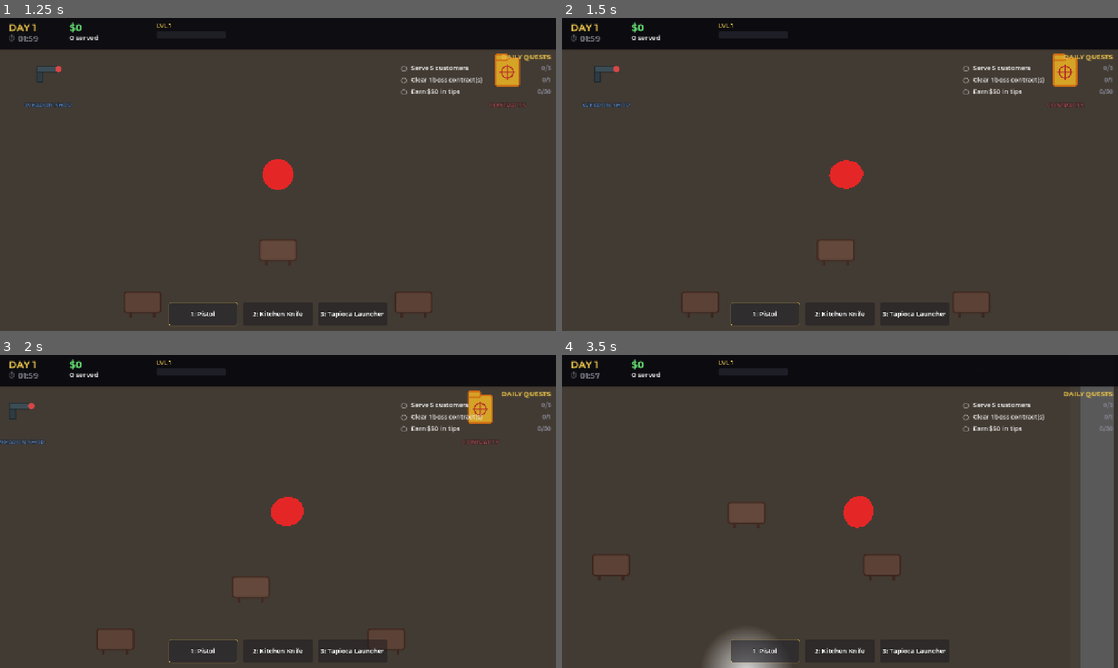
Above: before the commit, frames 1-4 (two rows, left to right).
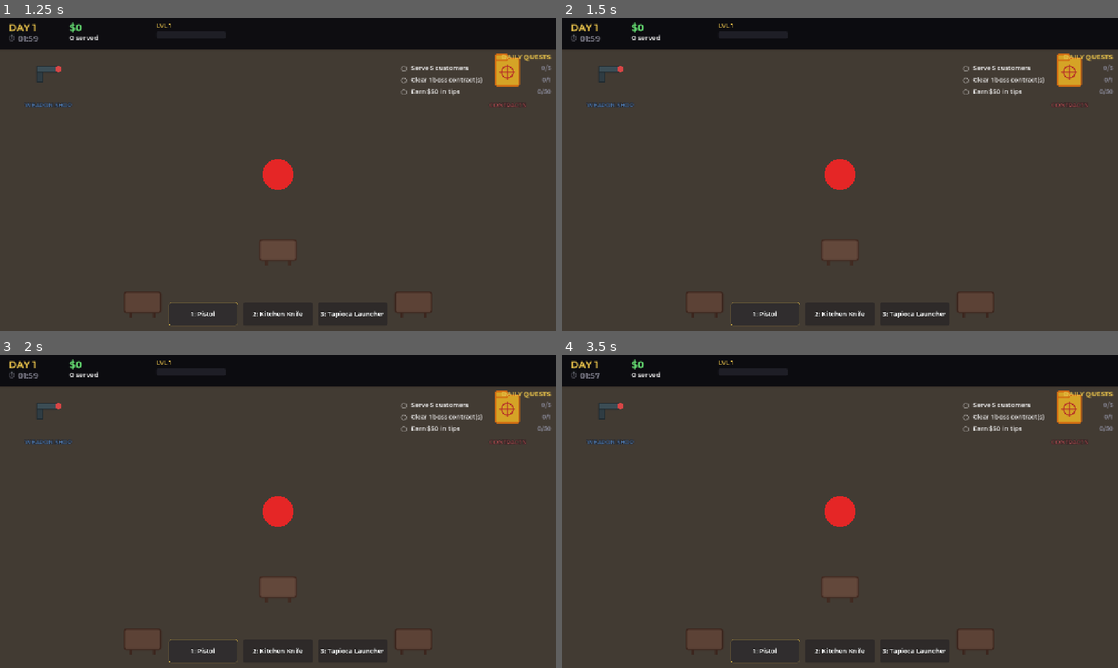
Above: after the commit, the same moments.

Repository: coyote321/BobaGame
Game: Godot game, scene res://Scenes/MainMenu.tscn
Same seed, same stepped clock (60 frames per second), same inputs: the game is played once before the commit and once after it. Sound files missing from this copy of the repository are replaced by a short silence.
Inputs (mouse positions are in pixels of both pictures, inside the frame that each line leads up to):
- Up to frame 1 (1.25 s): click "PLAY" at 0.5 s
- Up to frame 2 (1.5 s): tap Enter at 1.25 s; move the mouse to (962, 158) at 1.27 s; hold D (move_right) from 1.28 s (still down); hold Right mouse button (aim) from 1.28 s (still down)
- Up to frame 3 (2 s): keep holding D (move_right); keep holding Right mouse button (aim); click (400, 495) at 1.55 s
- Up to frame 4 (3.5 s): move the mouse to (728, 527) at 2.02 s; release D (move_right) at 2.03 s; release Right mouse button (aim) at 2.03 s; hold S (move_down) 2.03-2.78 s; click (728, 527) at 2.1 s; right-click (728, 527) at 2.3 s; move the mouse to (895, 442) at 2.77 s; press the mouse at (895, 442) at 2.78 s; hold D (move_right) from 2.78 s (still down); tap G (ability) at 2.85 s

Frame 1 is identical in both runs. In frame 2, 0.9% of the frame differs, in the area x 3-95%, y 11-94%; in frame 3, 3.1%; in frame 4, 9.5%, in the area x 4-100%, y 10-100%.
Error after the commit: Parse Error: Identifier "JoystickCursor" not declared in the current scope. (res://Scripts/PlayerController.gd:62)

Commit message:
controller

Diff:
--- a/Scripts/PlayerController.gd
+++ b/Scripts/PlayerController.gd
@@ -25,12 +25,6 @@
 var _death_sfx: AudioStreamPlayer = null
 
 var _current_weapon_node: Node2D = null
-
-# Aim state: last-input-wins between mouse and right stick.
-const MOUSE_AIM_NUDGE: float = 2.0
-var _last_mouse_pos: Vector2 = Vector2.ZERO
-var _mouse_aim_initialized: bool = false
-var _using_stick_aim: bool = false
 
 func _make_sfx(stream: AudioStream, volume: float = 0.0) -> AudioStreamPlayer:
 	var sfx = AudioStreamPlayer.new()
@@ -65,9 +59,13 @@
 
 	_update_aim()
 
-	handle_state_inputs()
-
-	var direction = Input.get_vector("move_left", "move_right", "move_up", "move_down")
+	var menu_active := JoystickCursor.is_menu_active()
+	if menu_active:
+		is_aiming = false
+	else:
+		handle_state_inputs()
+
+	var direction = Vector2.ZERO if menu_active else Input.get_vector("move_left", "move_right", "move_up", "move_down")
 	var current_speed = speed
 
 	if is_crouching:
@@ -92,15 +90,9 @@
 
 	move_and_slide()
 
-	if GameManager.current_phase == "MISSION":
-		# Attack: "attack" action covers LMB and the right trigger on Xbox.
-		# Fall back to raw mouse check if the action isn't registered.
-		var firing := false
-		if InputMap.has_action("attack"):
-			firing = Input.is_action_pressed("attack")
-		else:
-			firing = Input.is_mouse_button_pressed(MOUSE_BUTTON_LEFT)
-		if firing:
+	if GameManager.current_phase == "MISSION" and not menu_active:
+		# Attack action covers LMB and the right trigger on Xbox.
+		if Input.is_action_pressed("attack"):
 			if fire_cooldown <= 0.0:
 				attack()
 		else:
@@ -114,35 +106,11 @@
 				use_ability()
 
 func _update_aim() -> void:
-	# Last-input-wins aim. Right stick (via aim_left/right/up/down actions)
-	# takes priority while it's being held; as soon as the mouse moves, we
-	# switch back to mouse aim instantly. Both work regardless of whether
-	# a controller is plugged in.
-	if not has_node("Visuals"):
-		return
-
-	var stick_vec := Vector2.ZERO
-	if InputMap.has_action("aim_right") and InputMap.has_action("aim_left") \
-		and InputMap.has_action("aim_down") and InputMap.has_action("aim_up"):
-		stick_vec = Input.get_vector("aim_left", "aim_right", "aim_up", "aim_down")
-
-	var mouse_pos := get_global_mouse_position()
-	if not _mouse_aim_initialized:
-		_last_mouse_pos = mouse_pos
-		_mouse_aim_initialized = true
-	var mouse_moved := _last_mouse_pos.distance_to(mouse_pos) > MOUSE_AIM_NUDGE
-
-	if mouse_moved:
-		_using_stick_aim = false
-	elif stick_vec.length() > 0.1:
-		_using_stick_aim = true
-
-	if _using_stick_aim and stick_vec.length() > 0.1:
-		$Visuals.rotation = stick_vec.angle()
-	else:
-		$Visuals.look_at(mouse_pos)
-
-	_last_mouse_pos = mouse_pos
+	# Aim follows the mouse cursor. The right stick is wired to the mouse
+	# cursor via the JoystickCursor autoload, so this single path covers
+	# both keyboard+mouse and Xbox controller players.
+	if has_node("Visuals"):
+		$Visuals.look_at(get_global_mouse_position())
 
 func handle_state_inputs():
 	# Crouch
@@ -158,11 +126,19 @@
 	# Aim
 	is_aiming = Input.is_action_pressed("aim")
 
-	# Weapon Switching
+	# Weapon Switching: direct (1/2/3) and cycling (LB/RB or Q/R).
 	for i in range(1, 4):
 		if Input.is_action_just_pressed("weapon_" + str(i)):
 			switch_weapon(i)
 			break
+	if Input.is_action_just_pressed("weapon_next"):
+		switch_weapon(_cycled_weapon_idx(1))
+	elif Input.is_action_just_pressed("weapon_prev"):
+		switch_weapon(_cycled_weapon_idx(-1))
+
+func _cycled_weapon_idx(step: int) -> int:
+	# Wrap current_weapon_idx in [1..3].
+	return ((current_weapon_idx - 1 + step + 3) % 3) + 1
 
 func is_crouching_state() -> bool:
 	return is_crouching
